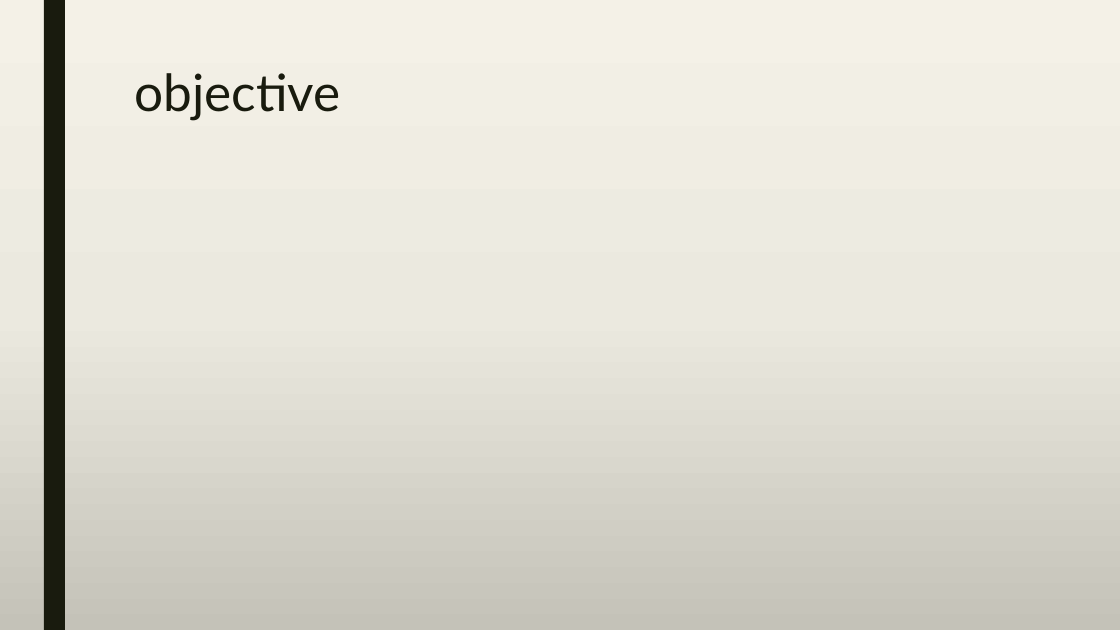
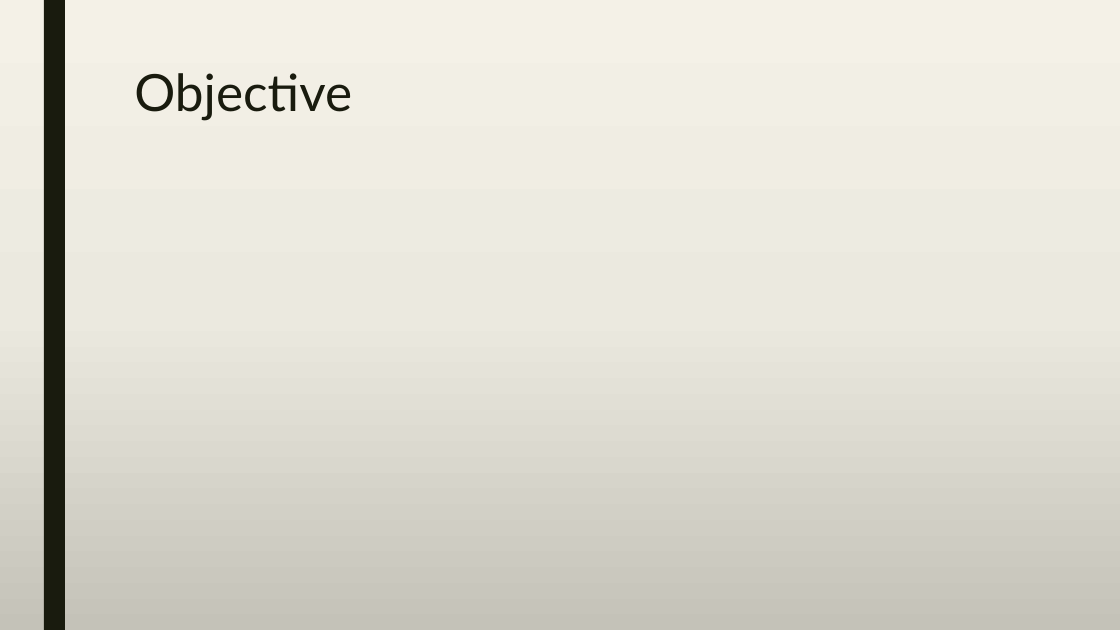
Before and after one commit to A-3li/Capstone, a slide deck: slide 5 of Capstone.pptx. Drawn at 1120x630 pixels with LibreOffice and Linux fonts; fonts in the diff are those of the drawing. Boxes give left, top, right and bottom in pixels: in the first picture for what was removed or moved away, otherwise in the second. Text is boxed around its words. In the diff, an @@ line names an element or a change of style, - is before the commit and + after.

```diff
--- a/Capstone.pptx
+++ b/Capstone.pptx
@@ title at (x1=134, y1=73, x2=352, y2=120): text changed @@
-objective
+Objective
```
Also in this commit, not shown: 1 other slide changed.
